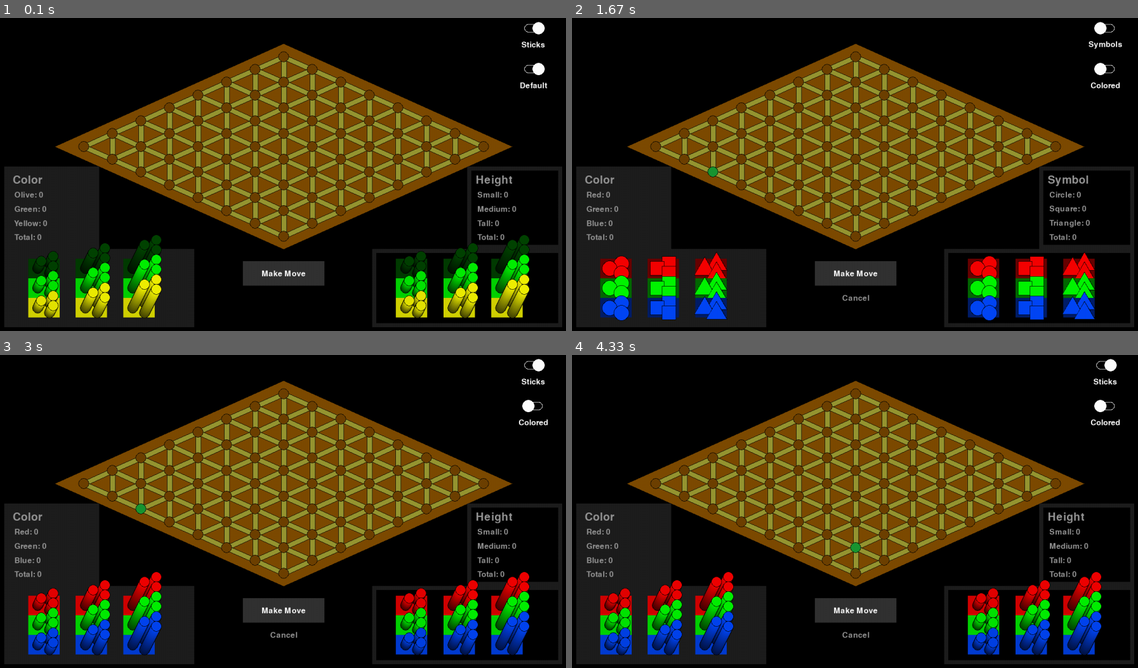
Above: before the commit, frames 1-4 (two rows, left to right).
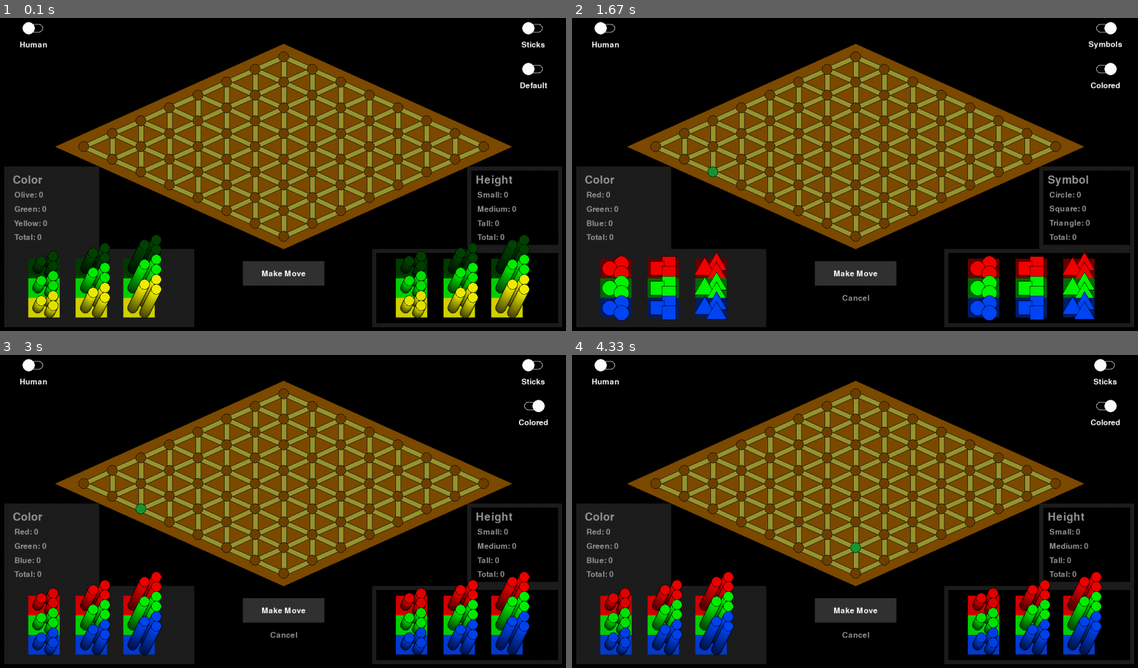
Above: after the commit, the same moments.

Repository: Skilsu/waldmeister
Game: pygame game, started from Waldmeister/PygameGui.py
Same seed, same stepped clock (60 frames per second), same inputs: the game is played once before the commit and once after it.
Inputs (mouse positions are in pixels of both pictures, inside the frame that each line leads up to):
- Up to frame 1 (0.1 s): no input
- Up to frame 2 (1.67 s): click (1104, 27) at 0.38 s; click (719, 174) at 0.83 s; click (1104, 68) at 1.42 s
- Up to frame 3 (3 s): click (532, 364) at 2.18 s
- Up to frame 4 (4.33 s): move the mouse to (855, 549) at 3.58 s; click (855, 549) at 3.98 s

The runs differ from the first frame. In frame 1, 0.4% of the frame differs, in the area x 3-97%, y 1-19%; in frame 2, 0.4%; in frame 3, 0.4%; in frame 4, 0.4%.

Commit message:
Implement generic toggle

Diff:
--- a/Waldmeister/PygameGui.py
+++ b/Waldmeister/PygameGui.py
@@ -49,73 +49,54 @@
         self.screen = pygame.display.set_mode((self.window_width, self.window_height), pygame.RESIZABLE)
         self.draw_board()
 
-    def symbol_toggle(self):
+    def _toggle(self, x, y, name_1, name_2, value):
         pygame.draw.line(self.screen, (255, 255, 255),
-                         (self.window_width - 75, 49),
-                         (self.window_width - 100, 49),
+                         (x - 75, y + 49),
+                         (x - 100, y + 49),
                          20)
         pygame.draw.circle(self.screen, (255, 255, 255),
-                           (self.window_width - 75, 50), 10)
+                           (x - 75, y + 50), 10)
         pygame.draw.circle(self.screen, (255, 255, 255),
-                           (self.window_width - 100, 50), 10)
+                           (x - 100, y + 50), 10)
+
         pygame.draw.line(self.screen, (0, 0, 0),
-                         (self.window_width - 75, 49),
-                         (self.window_width - 100, 49),
+                         (x - 75, y + 49),
+                         (x - 100, y + 49),
                          18)
         pygame.draw.circle(self.screen, (0, 0, 0),
-                           (self.window_width - 75, 50), 9)
+                           (x - 75, y + 50), 9)
         pygame.draw.circle(self.screen, (0, 0, 0),
-                           (self.window_width - 100, 50), 9)
-
-        if self.symbol:
-            text_surface = self.font.render("Symbols", True, (255, 255, 255))
+                           (x - 100, y + 50), 9)
+
+        if value:
+            text_surface = self.font.render(name_1, True, (255, 255, 255))
 
             pygame.draw.circle(self.screen, (255, 255, 255),
-                               (self.window_width - 100, 50), 15)
+                               (x - 100, y + 50), 15)
         else:
-            text_surface = self.font.render("Sticks", True, (255, 255, 255))
+            text_surface = self.font.render(name_2, True, (255, 255, 255))
             pygame.draw.circle(self.screen, (255, 255, 255),
-                               (self.window_width - 75, 50), 15)
+                               (x - 75, y + 50), 15)
 
         text_rect = text_surface.get_rect()
-        text_rect.center = (self.window_width - 88, 90)
+        text_rect.center = (x - 88, y + 90)
         self.screen.blit(text_surface, text_rect)
 
+    def symbol_toggle(self):
+        self._toggle(self.window_width, 0, "Sticks", "Symbols", not self.symbol)  # not bc aesthetics
+
     def color_toggle(self):
-        pygame.draw.line(self.screen, (255, 255, 255),
-                         (self.window_width - 75, 149),
-                         (self.window_width - 100, 149),
-                         20)
-        pygame.draw.circle(self.screen, (255, 255, 255),
-                           (self.window_width - 75, 150), 10)
-        pygame.draw.circle(self.screen, (255, 255, 255),
-                           (self.window_width - 100, 150), 10)
-        pygame.draw.line(self.screen, (0, 0, 0),
-                         (self.window_width - 75, 149),
-                         (self.window_width - 100, 149),
-                         18)
-        pygame.draw.circle(self.screen, (0, 0, 0),
-                           (self.window_width - 75, 150), 9)
-        pygame.draw.circle(self.screen, (0, 0, 0),
-                           (self.window_width - 100, 150), 9)
-
-        if self.color_scheme:
-            text_surface = self.font.render("Default", True, (255, 255, 255))
-            pygame.draw.circle(self.screen, (255, 255, 255),
-                               (self.window_width - 75, 150), 15)
-        else:
-            text_surface = self.font.render("Colored", True, (255, 255, 255))
-            pygame.draw.circle(self.screen, (255, 255, 255),
-                               (self.window_width - 100, 150), 15)
-
-        text_rect = text_surface.get_rect()
-        text_rect.center = (self.window_width - 88, 190)
-        self.screen.blit(text_surface, text_rect)
+        self._toggle(self.window_width, 100, "Default", "Colored", self.color_scheme)
+
+    def ai_toggle(self):
+        #  TODO implement Ai game
+        self._toggle(175, 0, "Human", "Ai", True)
 
     def draw_board(self):
         self.screen.fill((0, 0, 0))
         self.symbol_toggle()
         self.color_toggle()
+        self.ai_toggle()
 
         edge_vertical = self.field_height / 14
         edge_horizontal = self.field_width / 14
